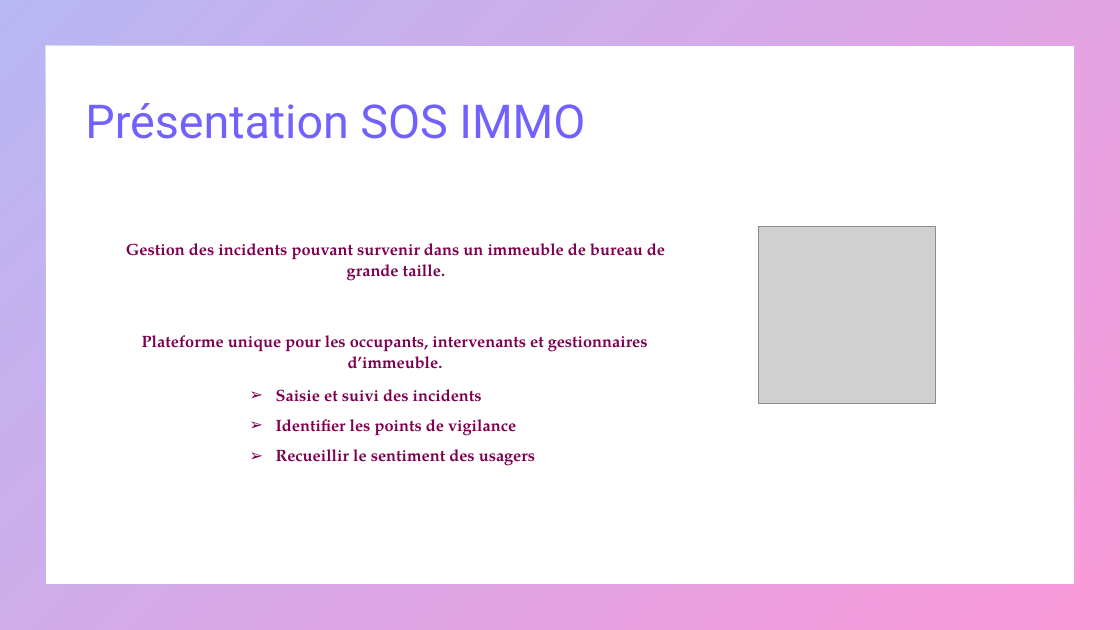
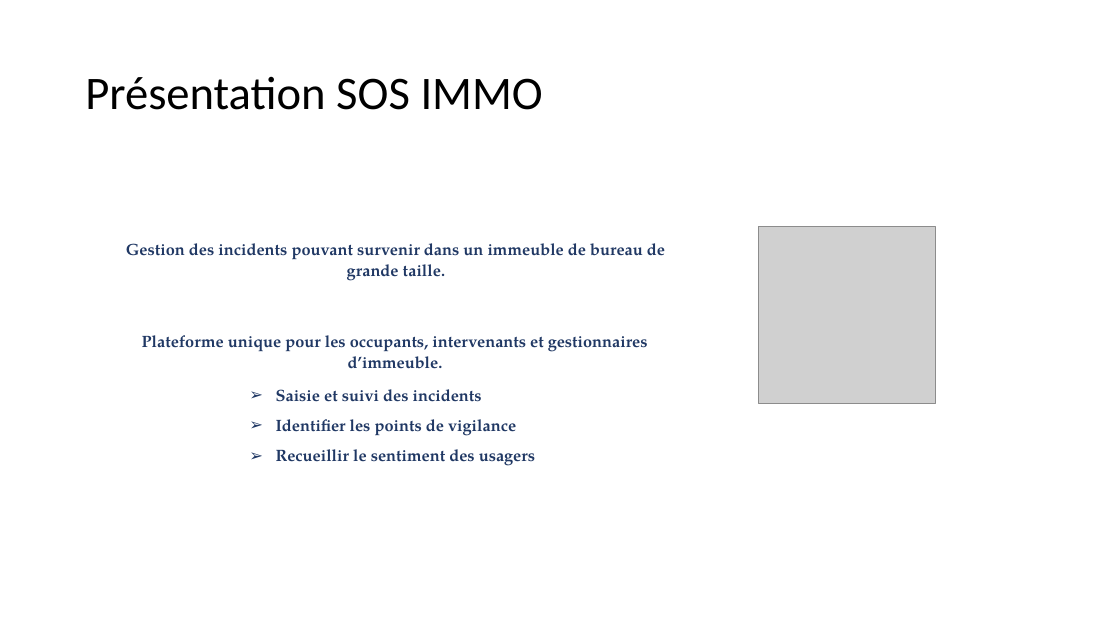
Before and after one commit to mapette/sos_immo_backend, a slide deck: slide 2 of doc/présentation V4 - commentaires.pptx. Drawn at 1120x630 pixels with LibreOffice and Linux fonts; fonts in the diff are those of the drawing; grey boxes stand for pictures. Boxes give left, top, right and bottom in pixels: in the first picture for what was removed or moved away, otherwise in the second. Text is boxed around its words. In the diff, an @@ line names an element or a change of style, - is before the commit and + after.

```diff
--- a/doc/présentation V4 - commentaires.pptx
+++ b/doc/présentation V4 - commentaires.pptx
@@ frame removed at <box>0,0,1120,630</box> @@
@@ title "Présentation SOS IMMO": place and size @@
-title "Présentation SOS IMMO" at <box>85,103,585,139</box>
+title "Présentation SOS IMMO" at <box>85,76,543,110</box>
@@ title "Présentation SOS IMMO" at <box>85,76,543,110</box>: font Roboto to Calibri, text colour gradient #7162FE to #F900A0 to #000000 @@
@@ text colour #7C0050 to #203864 in 3 elements at <box>142,335,648,369</box>, <box>126,243,665,281</box>, <box>276,389,535,466</box> @@
```
Also in this commit, not shown: 23 other slides changed, 1 slide added, 1 other file.
